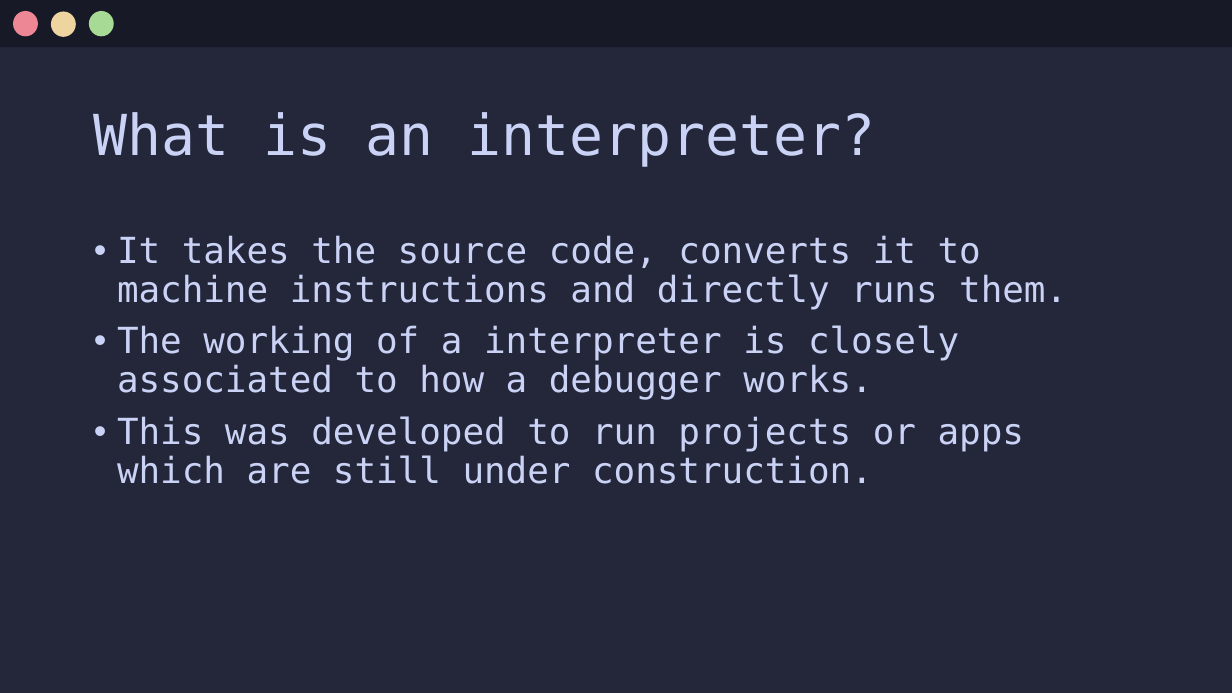
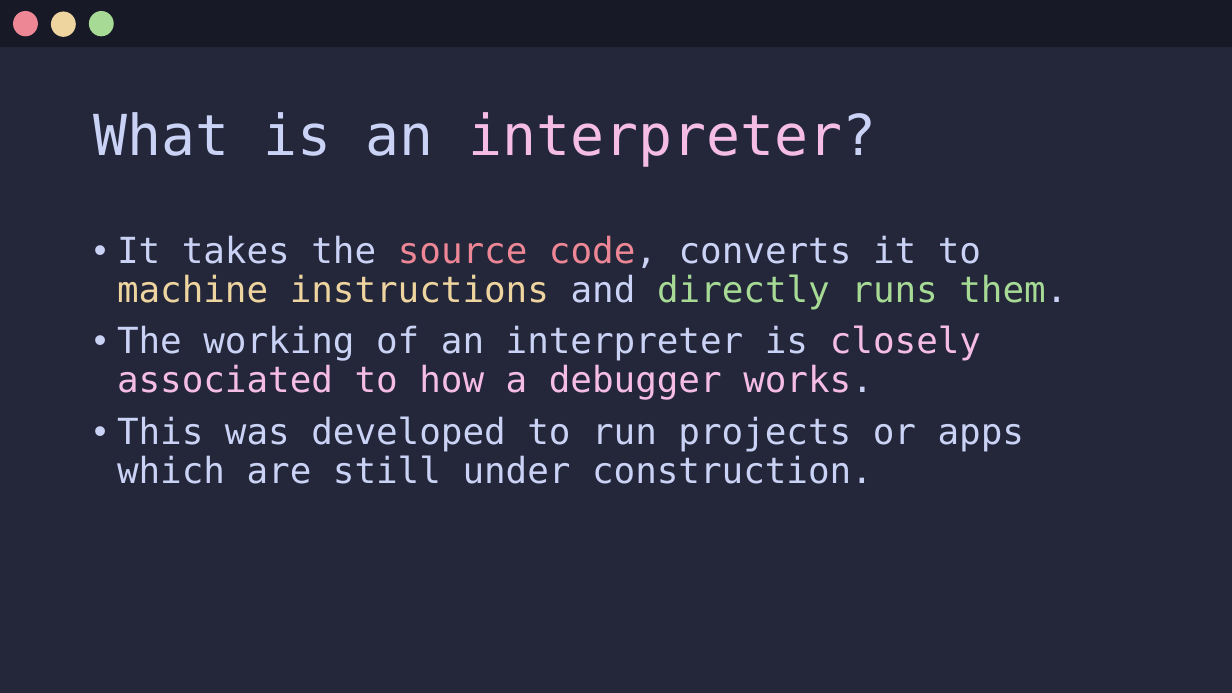
Before and after one commit to Jx-ls/custom-compiler, a slide deck: slide 8 of Compilers.pptx. Drawn at 1232x693 pixels with LibreOffice and Linux fonts; fonts in the diff are those of the drawing. Boxes give left, top, right and bottom in pixels: in the first picture for what was removed or moved away, otherwise in the second. Text is boxed around its words. In the diff, an @@ line names an element or a change of style, - is before the commit and + after.

Commit message:
added jit, optimizers, backend, and colors

```diff
--- a/Compilers.pptx
+++ b/Compilers.pptx
@@ title "What is an interpreter?" at bbox=[94, 112, 876, 167]: text colour #CAD3F5 to #F5BDE6 in "interpreter?" @@
@@ text at bbox=[117, 235, 1067, 310]: text colour #CAD3F5 to #ED8796 in "source code,"; text colour #CAD3F5 to #EED49F in "machine instructions"; text colour #CAD3F5 to #A6DA95 in "directly runs them." @@
@@ text at bbox=[117, 325, 981, 400]: text changed; text colour #CAD3F5 to #F5BDE6 @@
-• The working of a interpreter is closely associated to how a debugger works.
+• The working of an interpreter is closely associated to how a debugger works.
```
Also in this commit, not shown: 12 other slides changed, 8 slides added, 11 slides removed.
